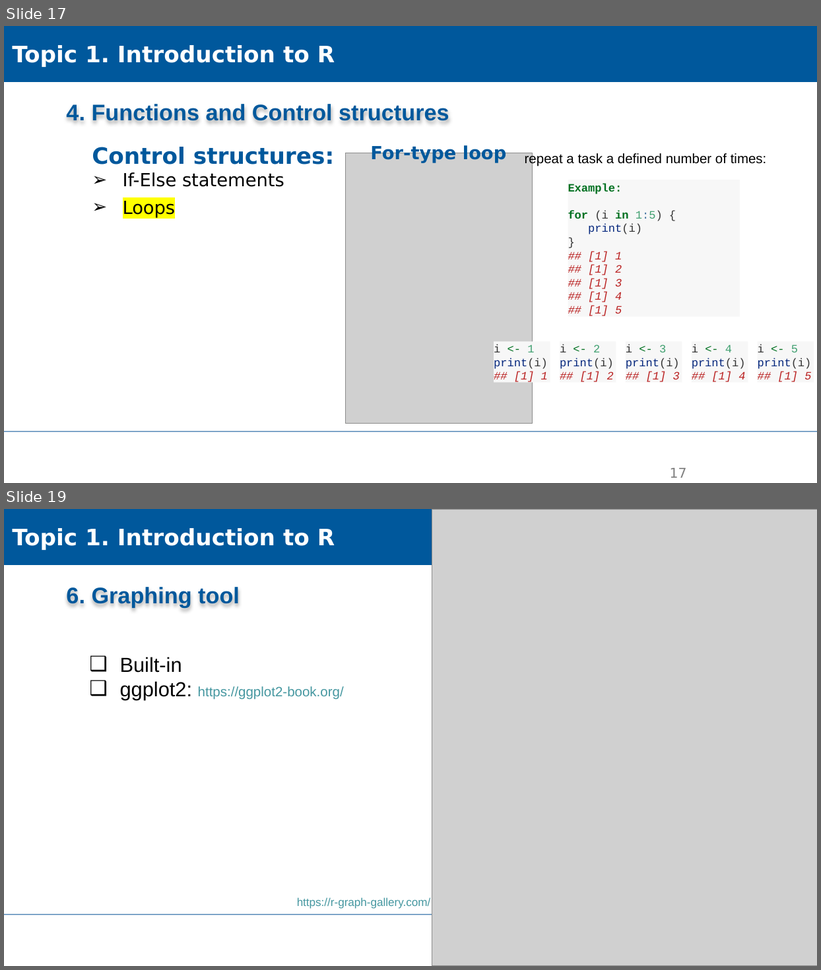
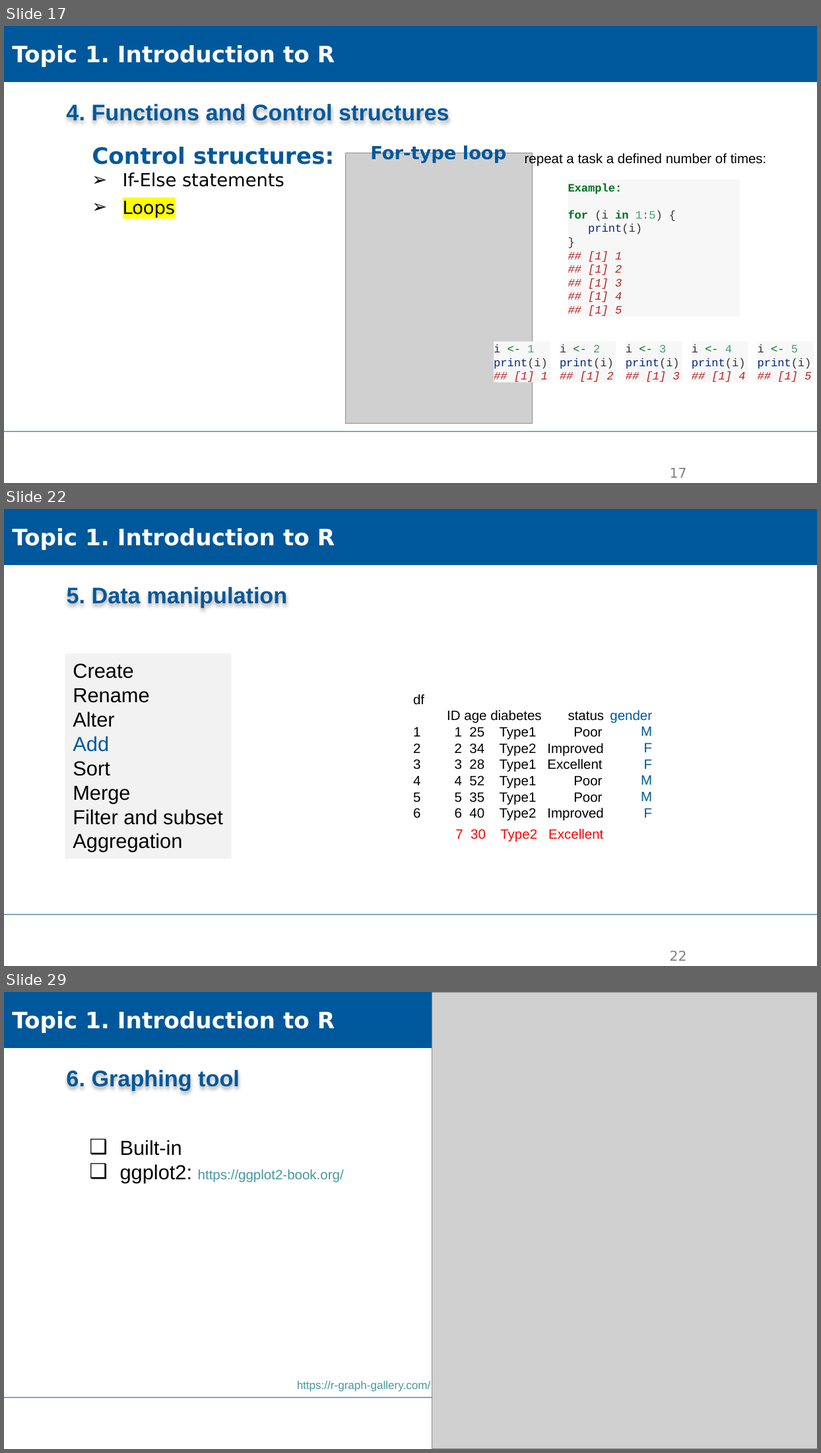
Before and after one commit to XiaoxiangGuanGFZ/FloodRiskSeminar, a slide deck: slides/FRS_exercise_R.pptx. Shown one above the other, each under a label of ours: slides 17 and 19 before the commit, slides 17, 22 and 29 after it; the slides between them are not shown. The pictures are 821x970 and 821x1453 pixels, drawn with LibreOffice and Linux fonts; fonts in the diff are those of the drawing; grey boxes stand for pictures; background and template pictures are left out. Boxes give left, top, right and bottom in pixels: in the first picture for what was removed or moved away, otherwise in the second. Text is boxed around its words. In the diff, an @@ line names an element or a change of style, - is before the commit and + after.

```diff
--- a/slides/FRS_exercise_R.pptx
+++ b/slides/FRS_exercise_R.pptx
@@ slide 22 added at [4,509,817,966], background #FFFFFF; not listed: 1 template element that a slide beside it also shows @@
@@ rectangle added at [4,509,817,565], fill #00589C, outline #00589C 0.75 pt, 20 pt, text #FFFFFF, bold @@
+Topic 1. Introduction to R
@@ text added at [67,586,287,608], 20 pt, text #00589C, bold @@
+5. Data manipulation
@@ rectangle added at [65,654,232,859], fill #F2F2F2, 18 pt, text #000000 @@
+Create
+Rename
+Alter
+Add
+Sort
+Merge
+Filter and subset
+Aggregation
@@ text added at [413,694,605,821], 12 pt, text #000000 @@
+df
+ID age diabetes status
+1 1 25 Type1 Poor
+2 2 34 Type2 Improved
+3 3 28 Type1 Excellent
+4 4 52 Type1 Poor
+5 5 35 Type1 Poor
+6 6 40 Type2 Improved
@@ text added at [610,710,653,818], 12 pt, text #00589C @@
+gender
+M
+F
+F
+M
+M
+F
@@ text added at [455,829,603,842], 12 pt, text #FF0000 @@
+7 30 Type2 Excellent
@@ page number added at [670,951,687,961], 12 pt, text #808080 @@
+22
@@ what was slide 19 is now slide 29 @@
```
Also in this commit, not shown: 2 slides changed, 9 other slides added, 3 other files.
